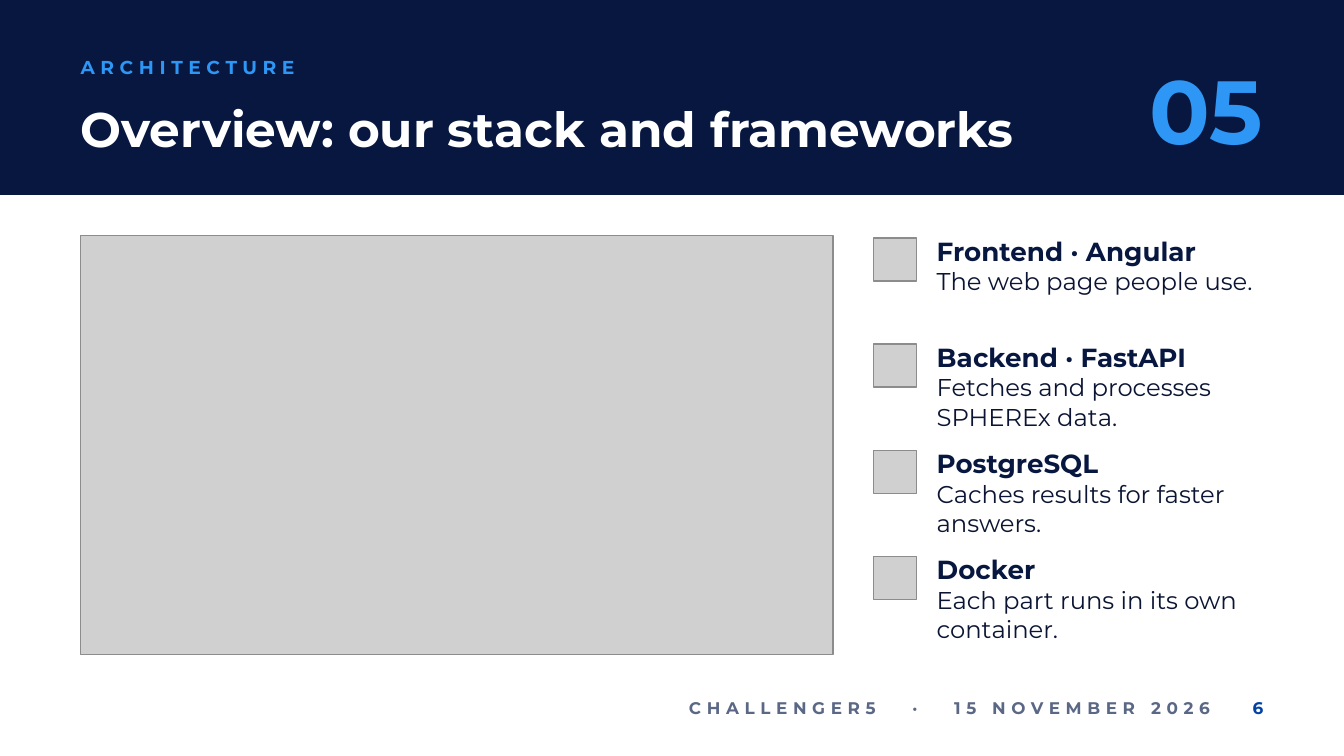
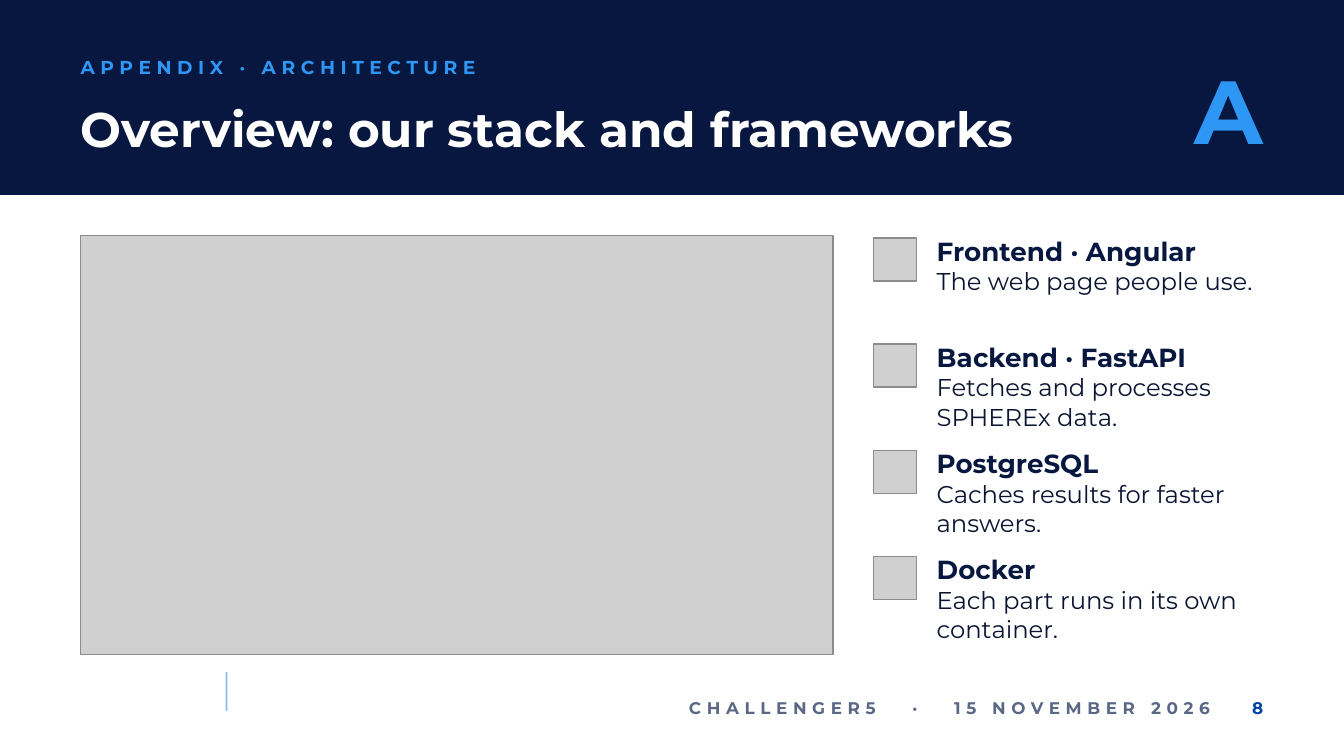
Before and after one commit to ngydc/sac-challenger5, a slide deck: slide 8 of docs/submission/CHALLENGER5_pitch.pptx (slide 6 before the commit). Drawn at 1344x756 pixels with LibreOffice and Linux fonts; fonts in the diff are those of the drawing; grey boxes stand for pictures; background and template pictures are left out. Boxes give left, top, right and bottom in pixels: in the first picture for what was removed or moved away, otherwise in the second. Text is boxed around its words. In the diff, an @@ line names an element or a change of style, - is before the commit and + after.

Commit message:
update deck

```diff
--- a/docs/submission/CHALLENGER5_pitch.pptx
+++ b/docs/submission/CHALLENGER5_pitch.pptx
@@ text at <box>81,60,476,74</box>: text changed @@
-ARCHITECTURE
+APPENDIX · ARCHITECTURE
@@ text at <box>1195,81,1264,144</box>: text changed @@
-05
+A
@@ rectangle added at <box>226,672,227,711</box>, fill #8FB8F0 @@
@@ page number at <box>1252,702,1263,715</box>: text changed @@
-6
+8
```
Also in this commit, not shown: 7 other slides changed, 1 slide removed, 1 other file.
